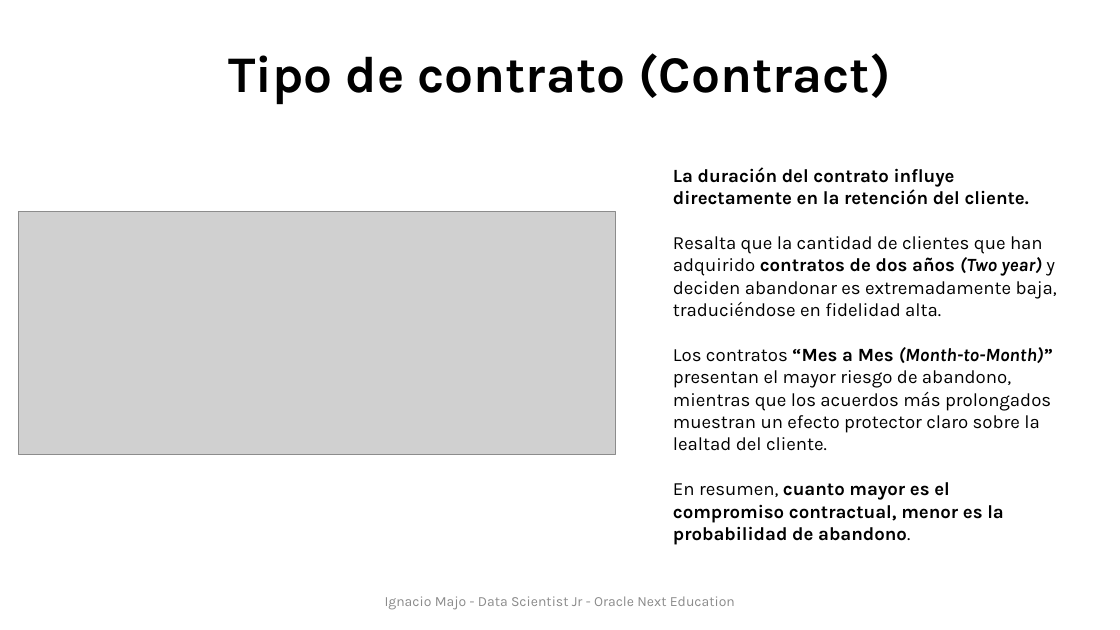
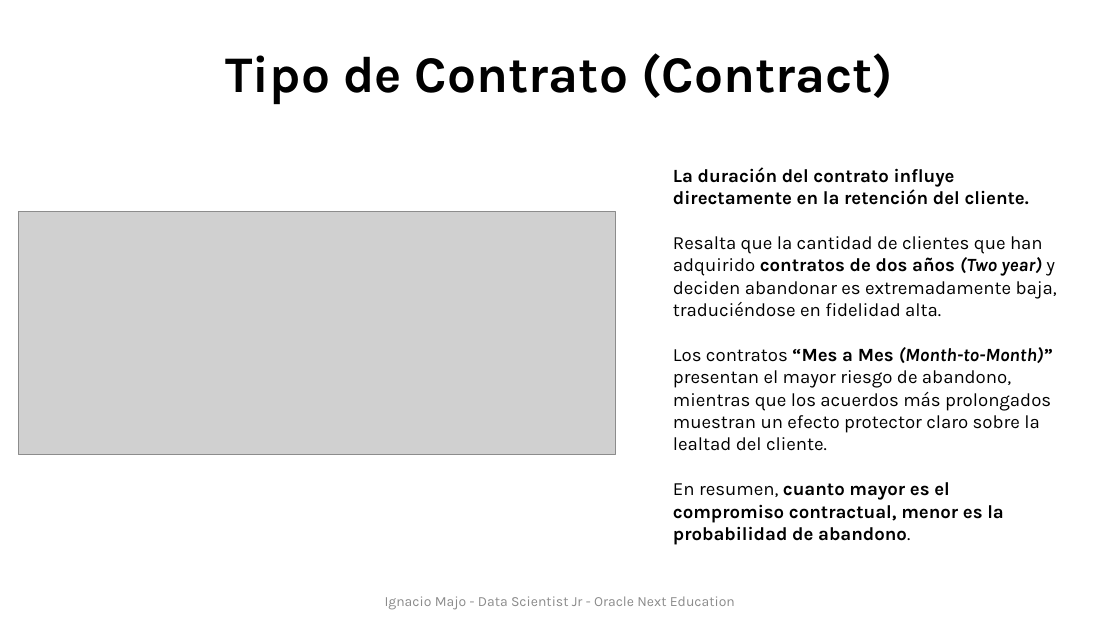
Before and after one commit to ignaciomajo/proyecto_TelecomX, a slide deck: slide 17 of reports/reporte_churn.pptx. Drawn at 1120x630 pixels with LibreOffice and Linux fonts; fonts in the diff are those of the drawing; grey boxes stand for pictures; background and template pictures are left out. Boxes give left, top, right and bottom in pixels: in the first picture for what was removed or moved away, otherwise in the second. Text is boxed around its words. In the diff, an @@ line names an element or a change of style, - is before the commit and + after.

```diff
--- a/reports/reporte_churn.pptx
+++ b/reports/reporte_churn.pptx
@@ title at box(226, 53, 893, 105): text changed @@
-Tipo de contrato (Contract)
+Tipo de Contrato (Contract)
```
Also in this commit, not shown: 3 other slides changed, 1 other file.
